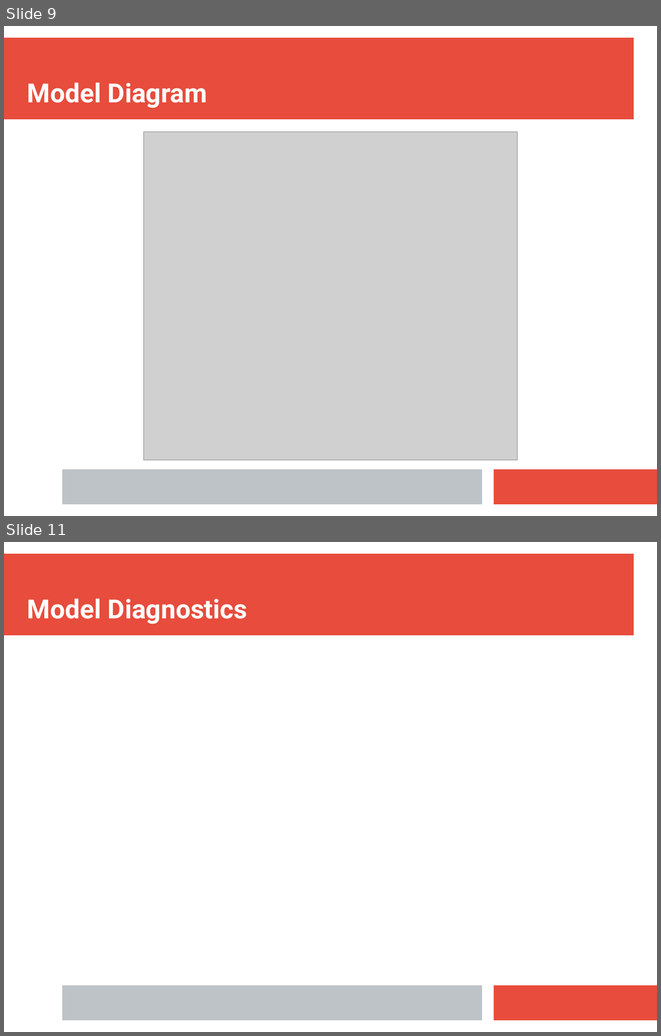
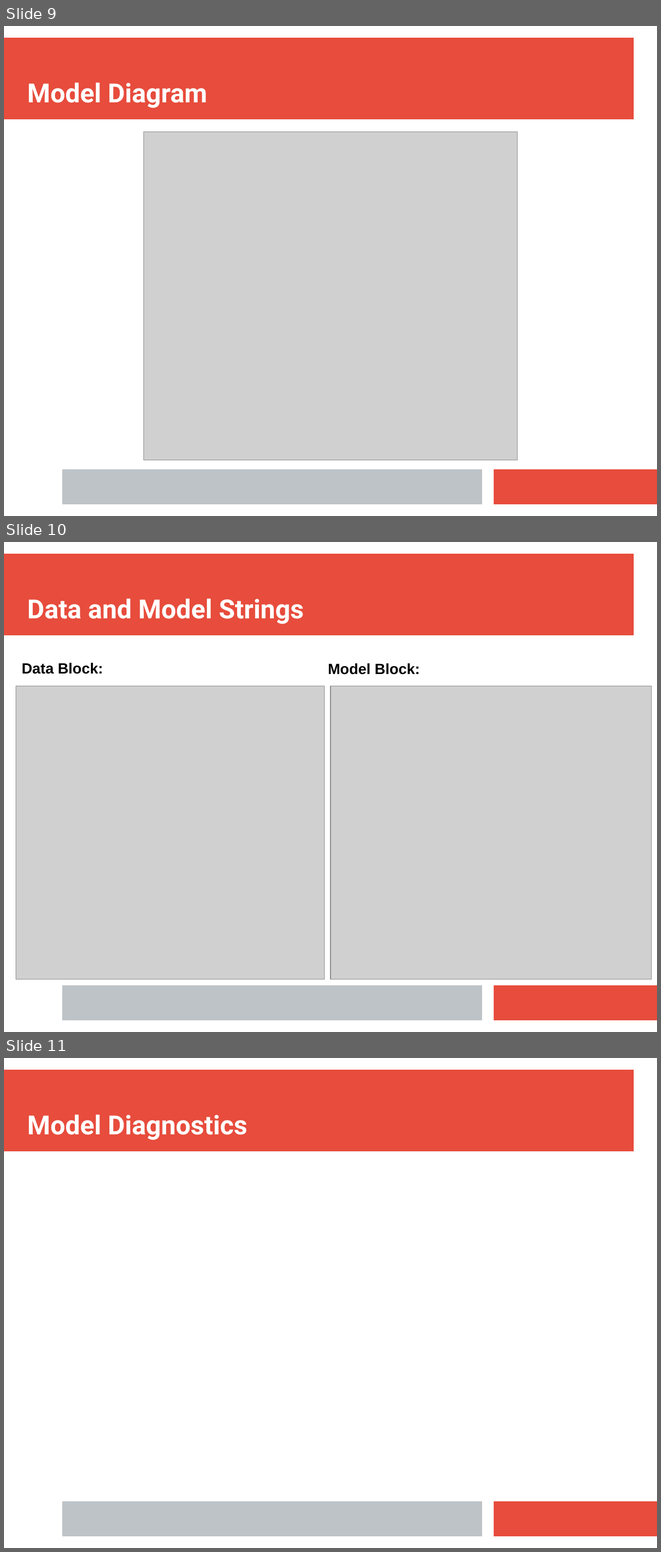
Before and after one commit to tim-kirkbride/BayesianAssignment, a slide deck: Presentation.pptx. Shown one above the other, each under a label of ours: slides 9 and 11 before the commit, slides 9, 10 and 11 after it; the slides between them are not shown. The pictures are 661x1036 and 661x1552 pixels, drawn with LibreOffice and Linux fonts; fonts in the diff are those of the drawing; grey boxes stand for pictures. Boxes give left, top, right and bottom in pixels: in the first picture for what was removed or moved away, otherwise in the second. Text is boxed around its words. In the diff, an @@ line names an element or a change of style, - is before the commit and + after.

Commit message:
data/model blocks

```diff
--- a/Presentation.pptx
+++ b/Presentation.pptx
@@ slide 10 added at (4,542,657,1032), background #FFFFFF; not listed: 3 template elements that a slide beside it also shows @@
@@ text added at (27,598,303,624), 32 pt, text #FFFFFF, bold @@
+Data and Model Strings
@@ text added at (21,662,103,674), 18 pt, text #000000, bold @@
+Data Block:
@@ text added at (328,663,420,674), 18 pt, text #000000, bold @@
+Model Block:
@@ picture added at (16,686,325,979) @@
@@ picture added at (330,686,652,979) @@
```
Also in this commit, not shown: 1 slide changed, 1 slide removed.
